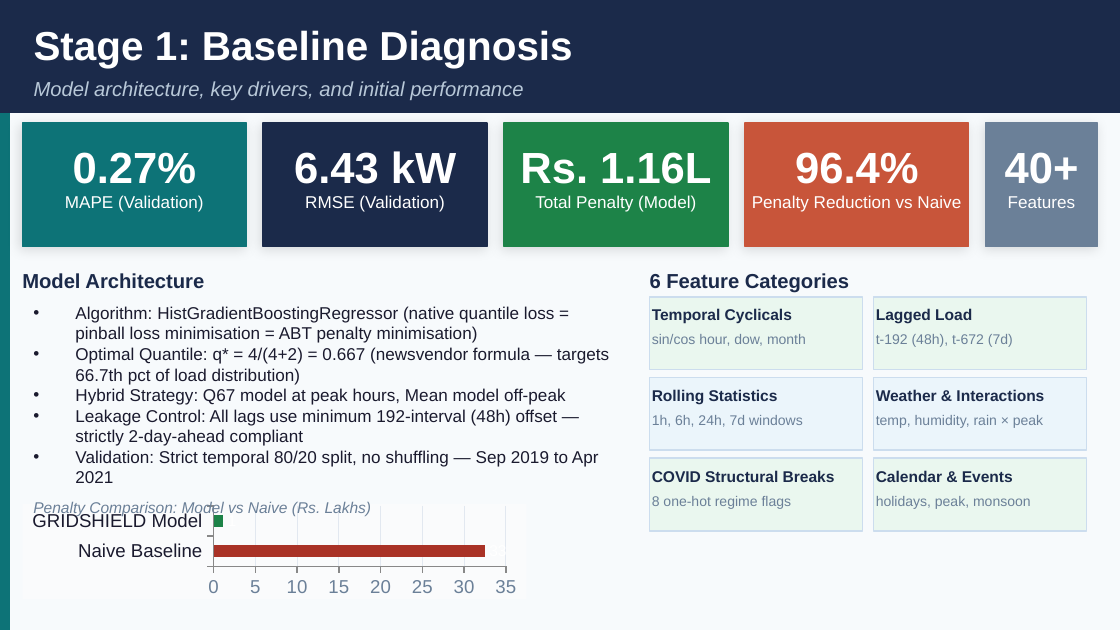
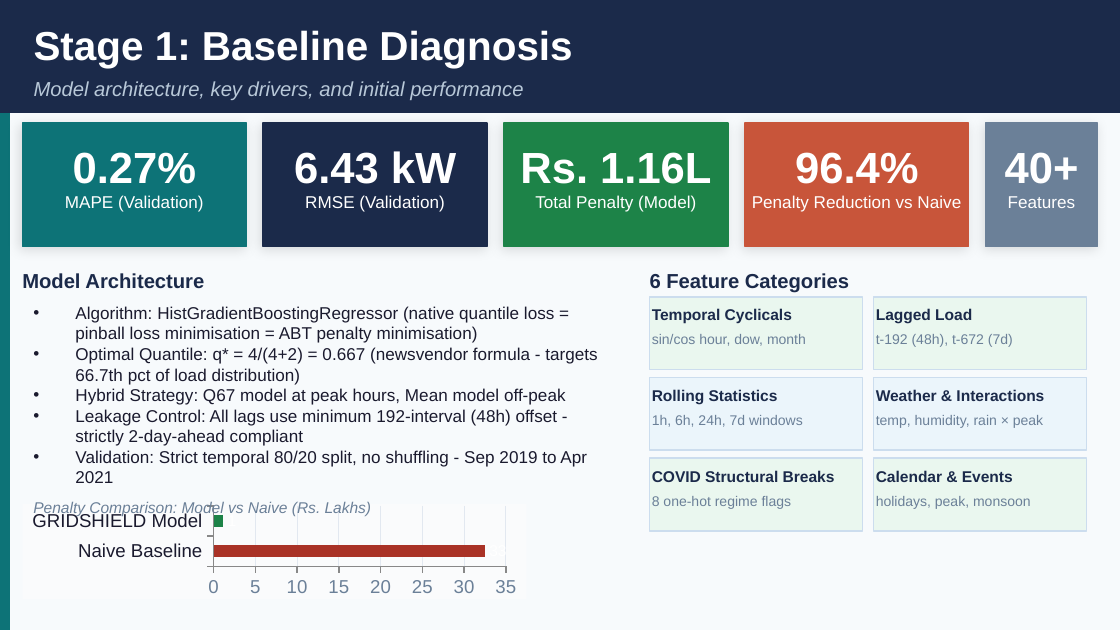
Before and after one commit to arnavgupta2004/DecodeX, a slide deck: slide 3 of Final Deliverables/GRIDSHIELD_Executive_Presentation.pptx. Drawn at 1120x630 pixels with LibreOffice and Linux fonts; fonts in the diff are those of the drawing. Boxes give left, top, right and bottom in pixels: in the first picture for what was removed or moved away, otherwise in the second. Text is boxed around its words. In the diff, an @@ line names an element or a change of style, - is before the commit and + after.

```diff
--- a/Final Deliverables/GRIDSHIELD_Executive_Presentation.pptx
+++ b/Final Deliverables/GRIDSHIELD_Executive_Presentation.pptx
@@ text at bbox=[75, 347, 597, 385]: text changed @@
-• Optimal Quantile: q* = 4/(4+2) = 0.667 (newsvendor formula — targets 66.7th pct of load distribution)
+• Optimal Quantile: q* = 4/(4+2) = 0.667 (newsvendor formula - targets 66.7th pct of load distribution)
@@ text at bbox=[75, 409, 587, 483]: text changed @@
-• Leakage Control: All lags use minimum 192-interval (48h) offset — strictly 2-day-ahead compliant
-• Validation: Strict temporal 80/20 split, no shuffling — Sep 2019 to Apr 2021
+• Leakage Control: All lags use minimum 192-interval (48h) offset - strictly 2-day-ahead compliant
+• Validation: Strict temporal 80/20 split, no shuffling - Sep 2019 to Apr 2021
```
Also in this commit, not shown: 10 other slides changed, 3 slides added, 3 slides removed, 4 other files.
